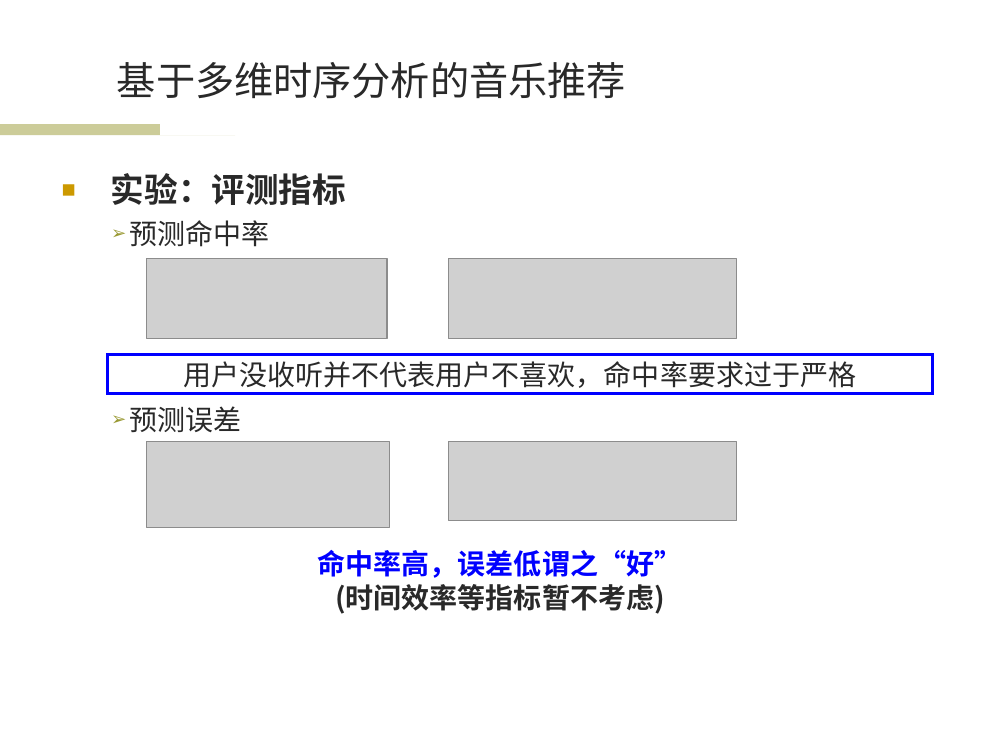
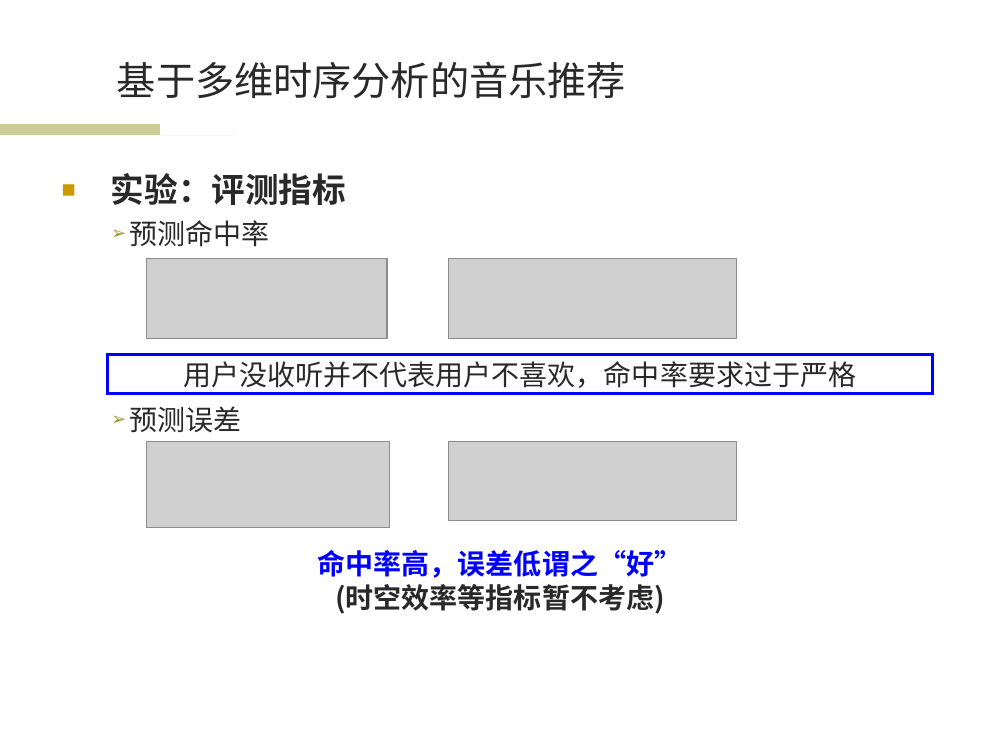
Before and after one commit to wwssttt/NJUThesis, a slide deck: slide 11 of ppt/一种基于时间序列分析的个性化音乐推荐系统及其实现.ppt. Drawn at 1008x756 pixels with LibreOffice and Linux fonts; fonts in the diff are those of the drawing; grey boxes stand for pictures; background and template pictures are left out. Boxes give left, top, right and bottom in pixels: in the first picture for what was removed or moved away, otherwise in the second. Text is boxed around its words. In the diff, an @@ line names an element or a change of style, - is before the commit and + after.

```diff
--- a/ppt/一种基于时间序列分析的个性化音乐推荐系统及其实现.ppt
+++ b/ppt/一种基于时间序列分析的个性化音乐推荐系统及其实现.ppt
@@ text at (335,584,665,614): text changed @@
-(时间效率等指标暂不考虑)
+(时空效率等指标暂不考虑)
```
Also in this commit, not shown: 4 other slides changed, 1 other file.
